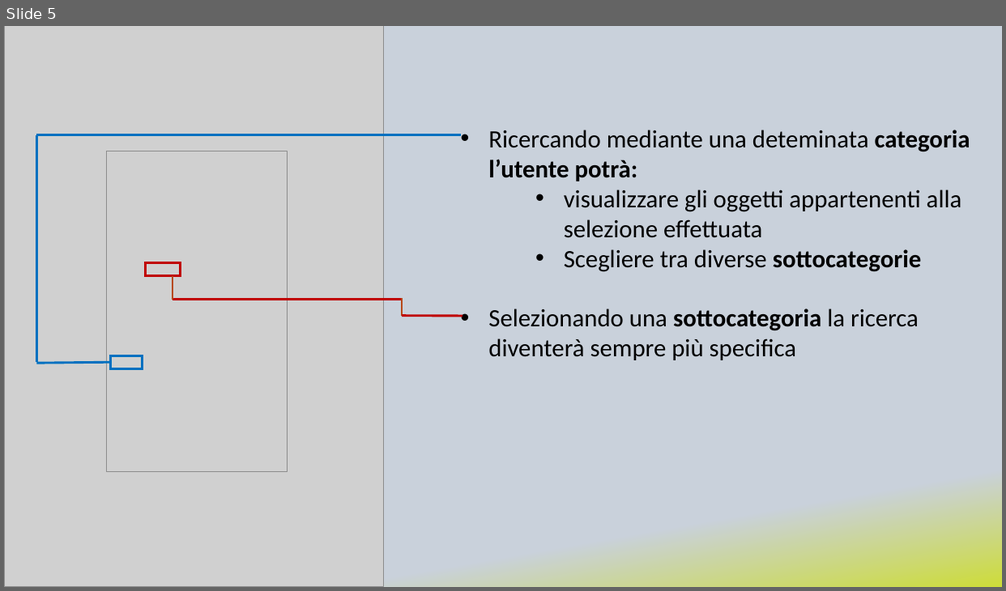
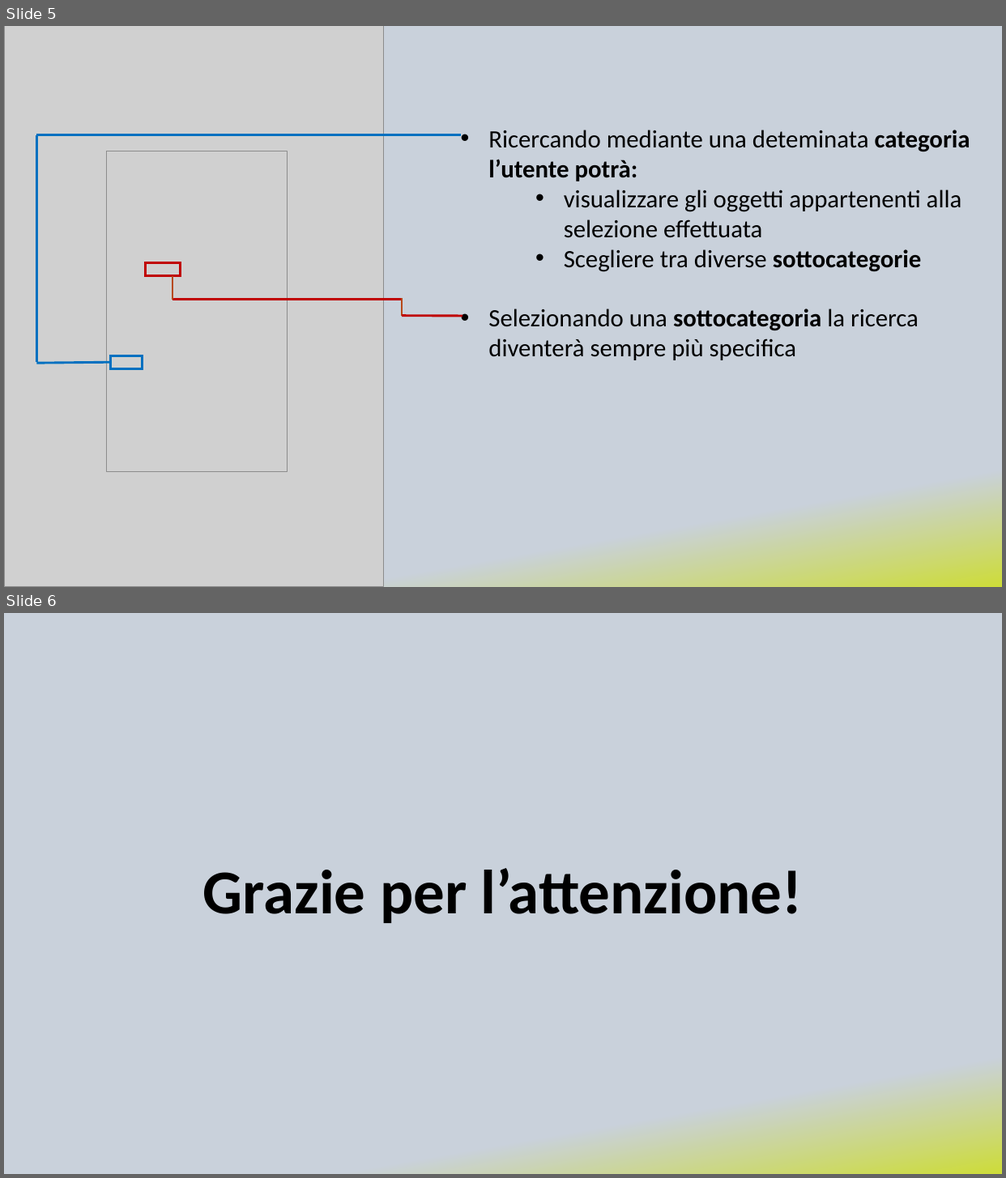
Before and after one commit to Dr-Dd/RentIT, a slide deck: mockup/presentazione - def.pptx. Shown one above the other, each under a label of ours: slide 5 before the commit, slides 5 and 6 after it. The pictures are 1006x591 and 1006x1178 pixels, drawn with LibreOffice and Linux fonts; fonts in the diff are those of the drawing; grey boxes stand for pictures. Boxes give left, top, right and bottom in pixels: in the first picture for what was removed or moved away, otherwise in the second. Text is boxed around its words. In the diff, an @@ line names an element or a change of style, - is before the commit and + after.

```diff
--- a/mockup/presentazione - def.pptx
+++ b/mockup/presentazione - def.pptx
@@ slide 6 added at [4, 613, 1002, 1174], background gradient #C9D1DB to #CDDC39 @@
@@ title added at [203, 868, 803, 923], 60 pt, text #000000, bold @@
+Grazie per l’attenzione!
```
Also in this commit, not shown: 2 slides changed, 1 other file.
